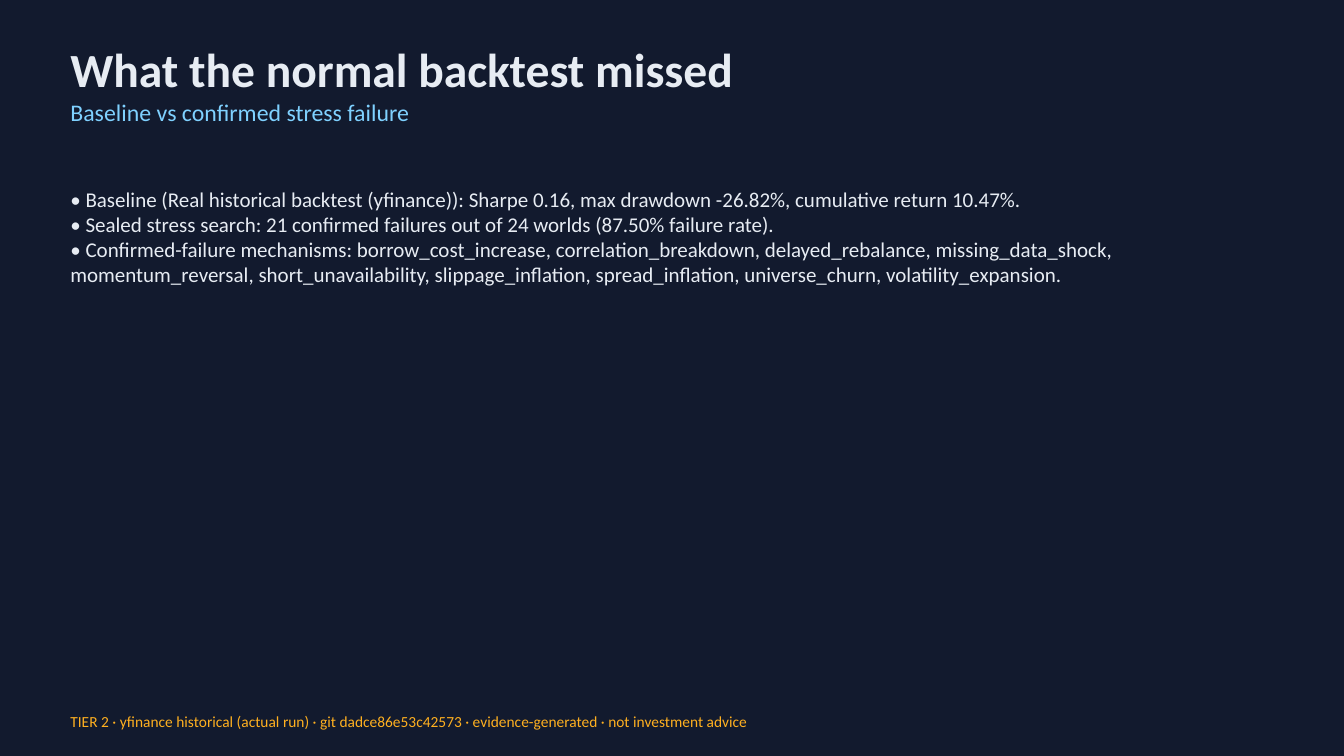
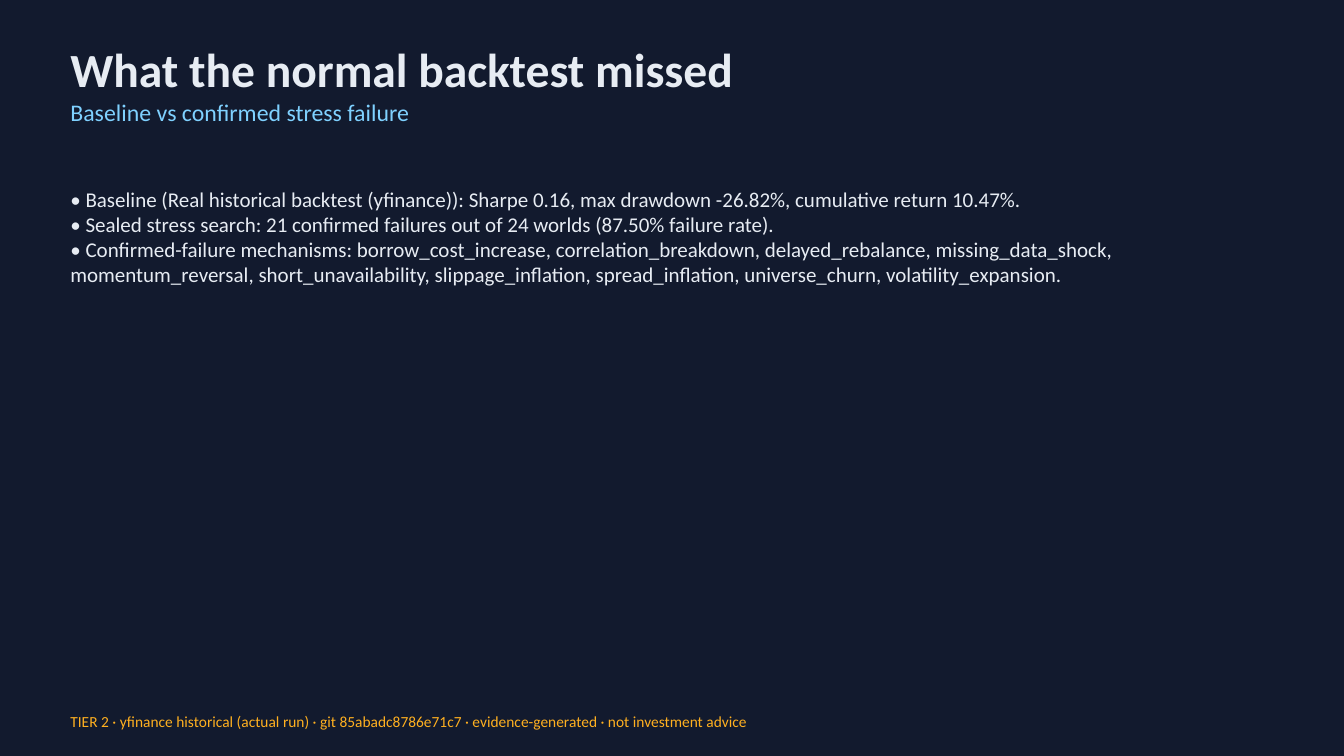
Before and after one commit to Scott-Switzer/market-fuzzer, a slide deck: slide 5 of app/static/pitch-deck/fenrix_deck.pptx. Drawn at 1344x756 pixels with LibreOffice and Linux fonts; fonts in the diff are those of the drawing. Boxes give left, top, right and bottom in pixels: in the first picture for what was removed or moved away, otherwise in the second. Text is boxed around its words. In the diff, an @@ line names an element or a change of style, - is before the commit and + after.

Commit message:
fix(fenrix-submission): demo-evidence uses confirmed_count + current SHA; ruff format
- build_demo_evidence.py: use confirmed_count/mechanisms_evaluated (new keys);
  UI 'failure_count' now maps to CONFIRMED (repeated-seed) failures, not raw candidates
- demo evidence bundle + recording regenerated at current HEAD (85abadc);
  page shows current git SHA + strategy hash c9d19b2e
- ruff format across repo (23 files, mostly subagent audit tests)

```diff
--- a/app/static/pitch-deck/fenrix_deck.pptx
+++ b/app/static/pitch-deck/fenrix_deck.pptx
@@ text at bbox=[70, 716, 746, 730]: text changed @@
-TIER 2 · yfinance historical (actual run) · git dadce86e53c42573 · evidence-generated · not investment advice
+TIER 2 · yfinance historical (actual run) · git 85abadc8786e71c7 · evidence-generated · not investment advice
```
Also in this commit, not shown: 3 other slides changed, 26 other files.
